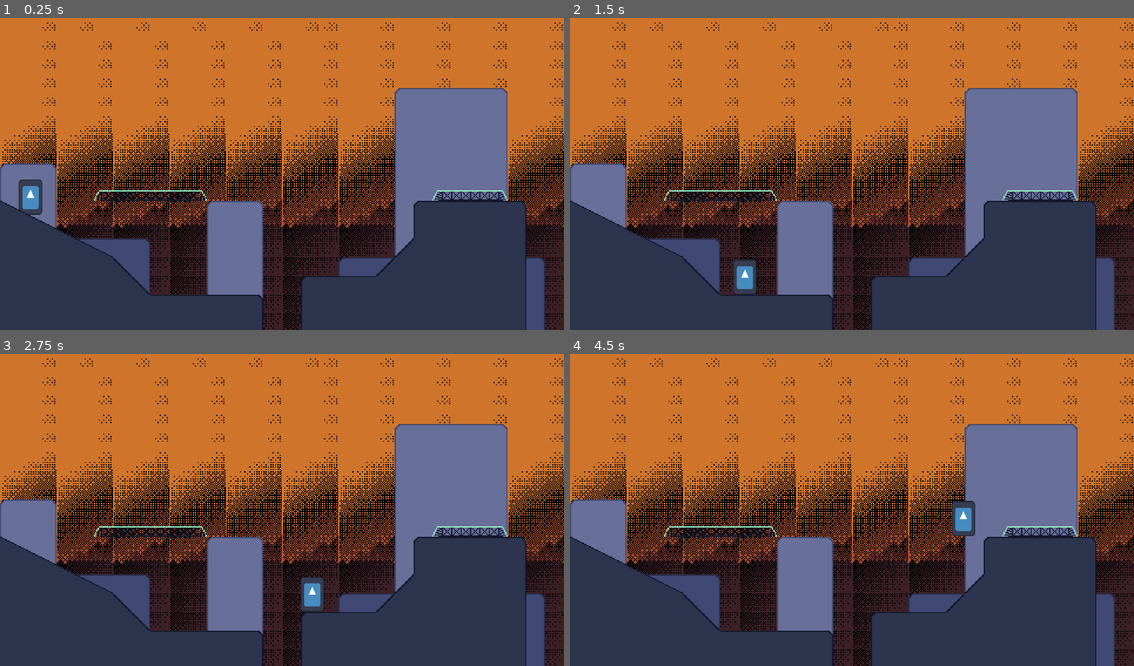
Above: before the commit, frames 1-4 (two rows, left to right).
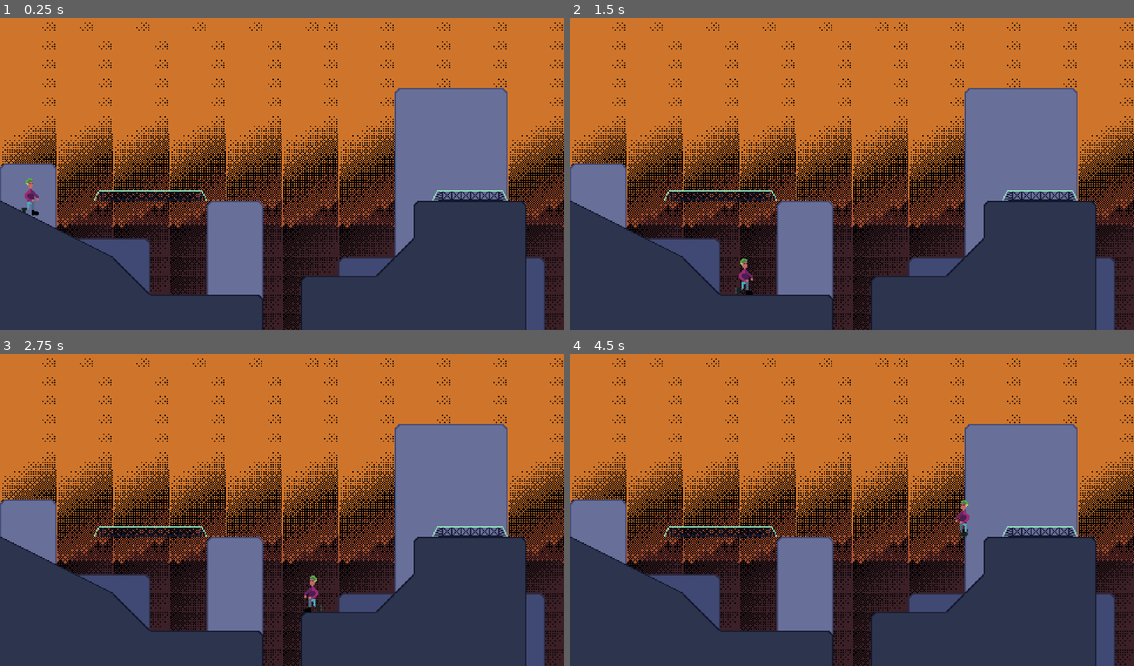
Above: after the commit, the same moments.

Repository: JordanEmme/196-gamejam
Game: Godot game, scene res://levels/City.tscn
Same seed, same stepped clock (60 frames per second), same inputs: the game is played once before the commit and once after it. The engine's default icon, where the game draws it, is replaced by a stand-in: a white triangle on a blue panel in a dark square.
Inputs:
- Up to frame 1 (0.25 s): no input
- Up to frame 2 (1.5 s): tap Enter at 0.5 s; hold Space (jump) 0.53-1.28 s; hold D (right) from 0.53 s (still down); tap Space (jump) at 1.35 s
- Up to frame 3 (2.75 s): tap Space (jump) at 1.52, 1.82 s; release D (right) at 2.03 s; hold A (left) from 2.03 s (still down); hold Space (jump) from 2.03 s (still down)
- Up to frame 4 (4.5 s): release A (left) at 2.78 s; release Space (jump) at 2.78 s; hold D (right) 2.78-4.28 s; tap Space (jump) at 2.85, 3.02, 3.32, 4.35 s; hold Space (jump) 3.53-4.28 s; hold A (left) from 4.28 s (still down)

The runs differ from the first frame. In frame 1, 0.5% of the frame differs, in the area x 3-8%, y 51-64%; in frame 2, 0.4%; in frame 3, 0.4%; in frame 4, 0.5%, in the area x 67-72%, y 46-59%.

Commit message:
animation

Diff:
--- a/game/characters/antifa.gd
+++ b/game/characters/antifa.gd
@@ -2,6 +2,8 @@
 
 @onready var grindable = $"../Grindable"
 @onready var area2d = $"Colliders/Grindables"
+
+@onready var animated_sprite = $AnimatedSprite2D
 
 # Constants
 
@@ -23,10 +25,15 @@
   # Horizontal movement
   if Input.is_action_pressed("left"):
     velocity.x -= dt * ACCEL
+    animated_sprite.flip_h = true
+    animated_sprite.play("skating")
   elif Input.is_action_pressed("right"):
     velocity.x += dt * ACCEL
+    animated_sprite.flip_h = false
+    animated_sprite.play("skating")
   elif (abs(velocity.x) < MIN_H_VELOCITY):
     velocity.x = 0.
+    animated_sprite.stop()
 
 
   # Jump
--- a/game/characters/antifa.tscn
+++ b/game/characters/antifa.tscn
@@ -1,7 +1,65 @@
-[gd_scene load_steps=4 format=3 uid="uid://ccsuiov4ju6lv"]
+[gd_scene load_steps=10 format=3 uid="uid://ccsuiov4ju6lv"]
 
 [ext_resource type="Script" uid="uid://4crxwkngetem" path="res://characters/antifa.gd" id="1_txhom"]
-[ext_resource type="Texture2D" uid="uid://6csyc81smwm2" path="res://assets/icon.svg" id="2_wuqut"]
+[ext_resource type="Texture2D" uid="uid://de5va1dtuqr0l" path="res://assets/antifa.png" id="2_6xi77"]
+
+[sub_resource type="AtlasTexture" id="AtlasTexture_ua63u"]
+atlas = ExtResource("2_6xi77")
+region = Rect2(32, 0, 16, 32)
+
+[sub_resource type="AtlasTexture" id="AtlasTexture_f607m"]
+atlas = ExtResource("2_6xi77")
+region = Rect2(64, 0, 16, 32)
+
+[sub_resource type="AtlasTexture" id="AtlasTexture_vambv"]
+atlas = ExtResource("2_6xi77")
+region = Rect2(0, 0, 16, 32)
+
+[sub_resource type="AtlasTexture" id="AtlasTexture_y7260"]
+atlas = ExtResource("2_6xi77")
+region = Rect2(16, 0, 16, 32)
+
+[sub_resource type="AtlasTexture" id="AtlasTexture_oshik"]
+atlas = ExtResource("2_6xi77")
+region = Rect2(48, 0, 16, 32)
+
+[sub_resource type="SpriteFrames" id="SpriteFrames_5u05h"]
+animations = [{
+"frames": [{
+"duration": 1.0,
+"texture": SubResource("AtlasTexture_ua63u")
+}],
+"loop": true,
+"name": &"crouching",
+"speed": 5.0
+}, {
+"frames": [{
+"duration": 1.0,
+"texture": SubResource("AtlasTexture_f607m")
+}],
+"loop": true,
+"name": &"jumping",
+"speed": 5.0
+}, {
+"frames": [{
+"duration": 1.0,
+"texture": SubResource("AtlasTexture_vambv")
+}, {
+"duration": 1.0,
+"texture": SubResource("AtlasTexture_y7260")
+}],
+"loop": true,
+"name": &"skating",
+"speed": 5.0
+}, {
+"frames": [{
+"duration": 1.0,
+"texture": SubResource("AtlasTexture_oshik")
+}],
+"loop": true,
+"name": &"super_crouching",
+"speed": 5.0
+}]
 
 [sub_resource type="CapsuleShape2D" id="CapsuleShape2D_10cyg"]
 
@@ -9,10 +67,11 @@
 script = ExtResource("1_txhom")
 metadata/_edit_group_ = true
 
-[node name="Sprite2D" type="Sprite2D" parent="."]
-position = Vector2(4.7683716e-07, -15)
-scale = Vector2(0.15625001, 0.234375)
-texture = ExtResource("2_wuqut")
+[node name="AnimatedSprite2D" type="AnimatedSprite2D" parent="."]
+position = Vector2(0, -15)
+sprite_frames = SubResource("SpriteFrames_5u05h")
+animation = &"skating"
+frame_progress = 0.7310848
 
 [node name="CollisionShape2D" type="CollisionShape2D" parent="."]
 position = Vector2(0, -15)
Not shown, added: game/assets/antifa.png.import
